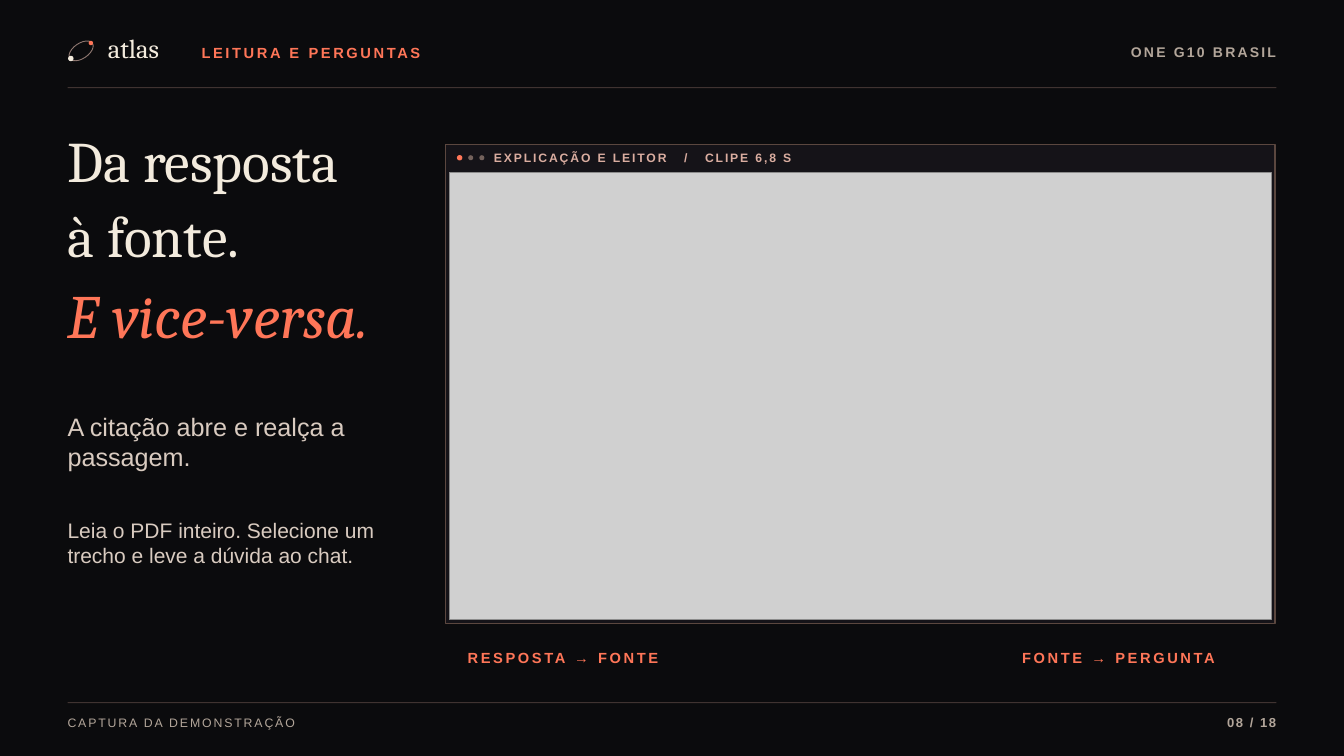
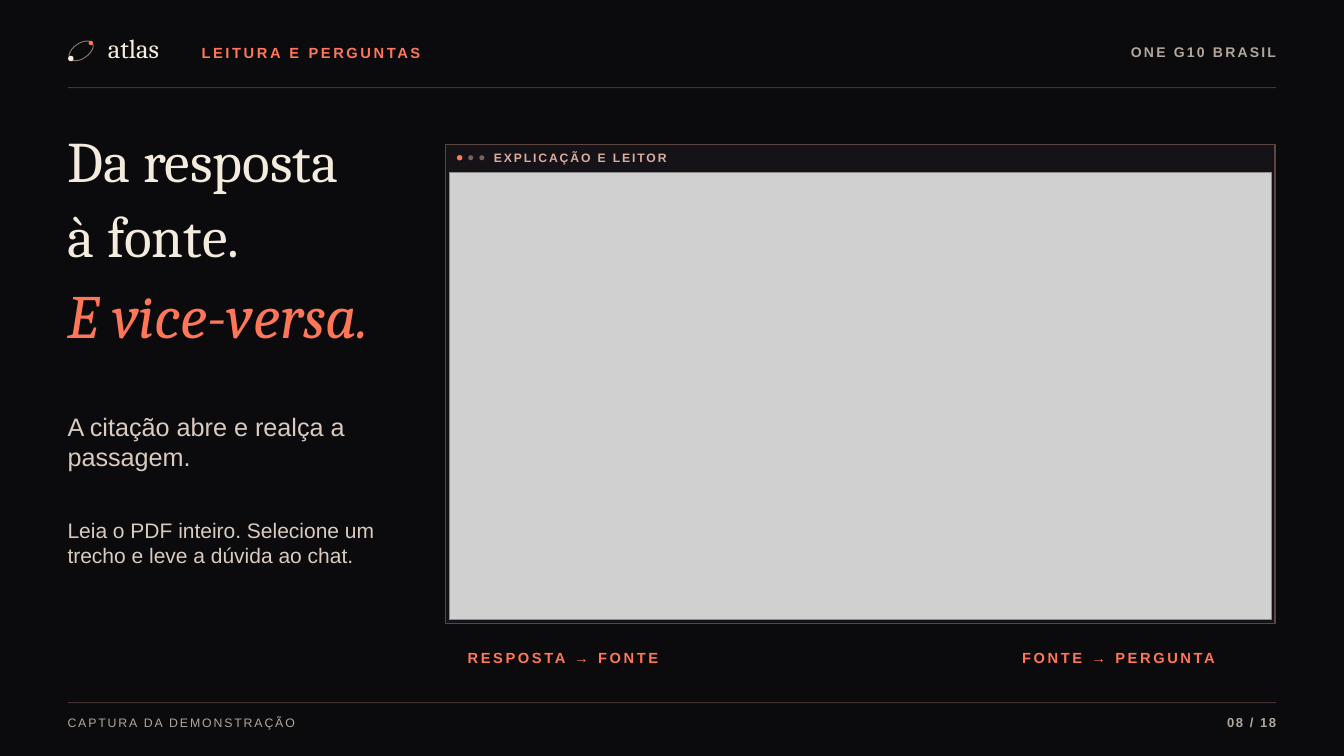
Before and after one commit to Oracle-hackatom-g10-team-4/Nova-mente-Solution, a slide deck: slide 8 of NovaMente-Atlas-Demo-Day-Estudo-e-Treinamento.pptx. Drawn at 1344x756 pixels with LibreOffice and Linux fonts; fonts in the diff are those of the drawing; grey boxes stand for pictures. Boxes give left, top, right and bottom in pixels: in the first picture for what was removed or moved away, otherwise in the second. Text is boxed around its words. In the diff, an @@ line names an element or a change of style, - is before the commit and + after.

Commit message:
docs: atualiza as notas e simplifica as legendas dos clipes
Por quê: ajudar o apresentador a manter o ritmo sem expor indicações de bastidores.

```diff
--- a/NovaMente-Atlas-Demo-Day-Estudo-e-Treinamento.pptx
+++ b/NovaMente-Atlas-Demo-Day-Estudo-e-Treinamento.pptx
@@ text at bbox=[494, 152, 667, 165]: text changed @@
-EXPLICAÇÃO E LEITOR / CLIPE 6,8 S
+EXPLICAÇÃO E LEITOR
```
Also in this commit, not shown: 3 other slides changed.
